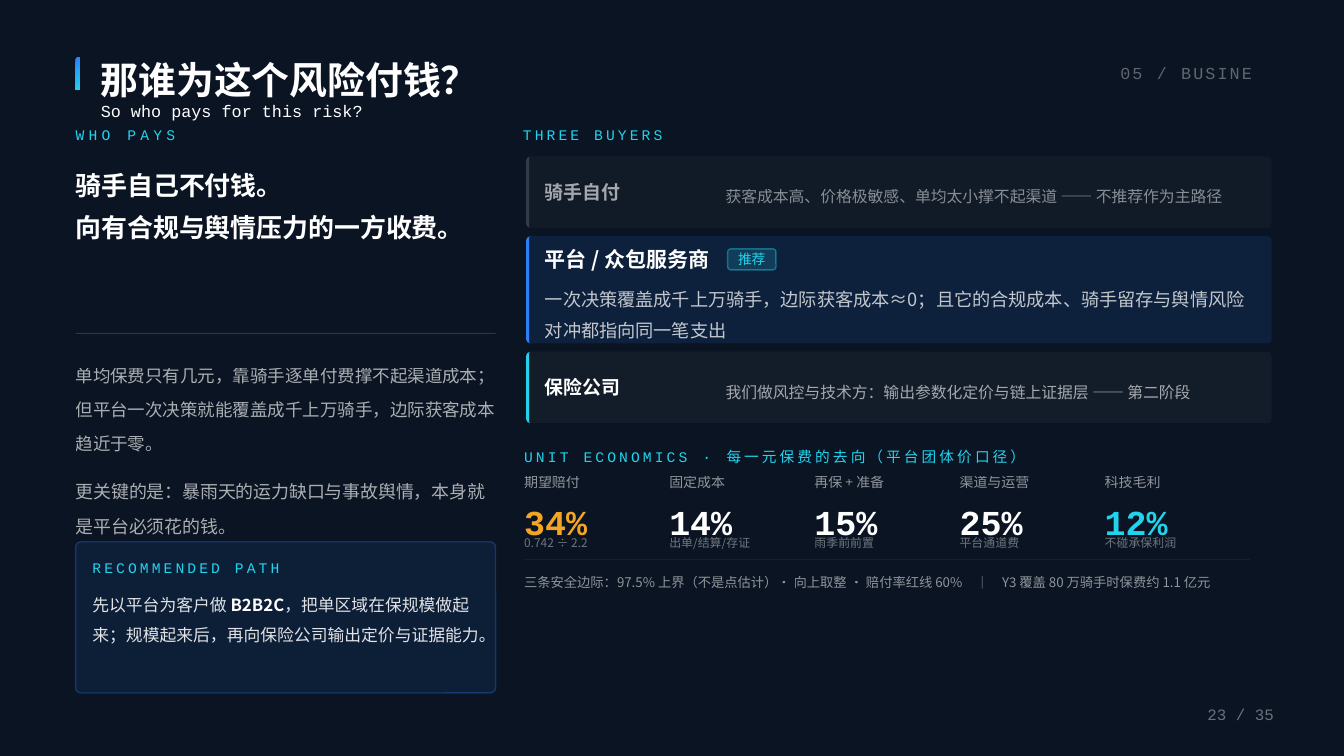
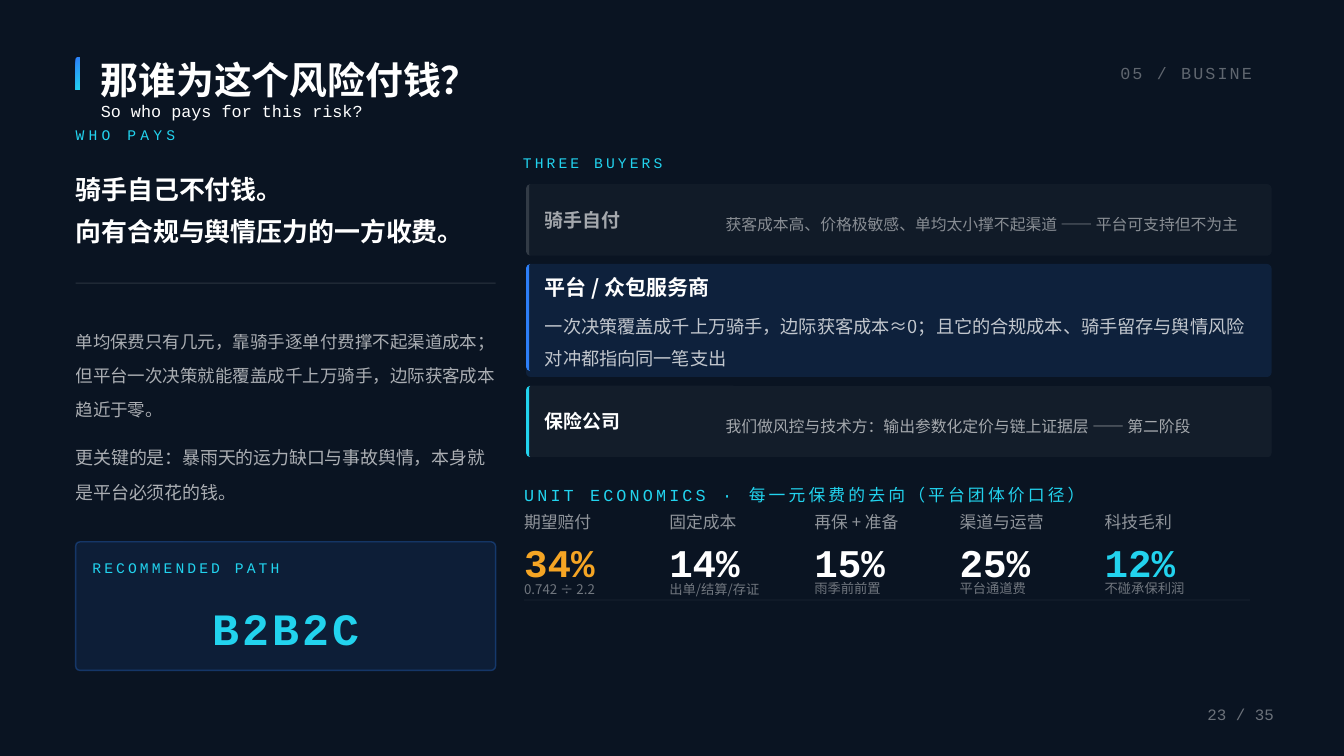
Before and after one commit to BruceLeezh/rainproof-pro, a slide deck: slide 17 of 01-参赛材料/交付物/PPT/雨证-路演PPT-答辩版-2026-11-14.pptx (slide 23 before the commit). Drawn at 1344x756 pixels with LibreOffice and Linux fonts; fonts in the diff are those of the drawing. Boxes give left, top, right and bottom in pixels: in the first picture for what was removed or moved away, otherwise in the second. Text is boxed around its words. In the diff, an @@ line names an element or a change of style, - is before the commit and + after.

```diff
--- a/01-参赛材料/交付物/PPT/雨证-路演PPT-答辩版-2026-11-14.pptx
+++ b/01-参赛材料/交付物/PPT/雨证-路演PPT-答辩版-2026-11-14.pptx
@@ text "骑手自己不付钱。": place and size @@
-text "骑手自己不付钱。" at box(76, 173, 464, 240)
+text "骑手自己不付钱。" at box(76, 177, 464, 244)
@@ text "THREE BUYERS": place and size @@
-text "THREE BUYERS" at box(523, 130, 662, 140)
+text "THREE BUYERS" at box(523, 158, 662, 168)
@@ text at box(726, 217, 1238, 231): text changed @@
-获客成本高、价格极敏感、单均太小撑不起渠道 —— 不推荐作为主路径
+获客成本高、价格极敏感、单均太小撑不起渠道 —— 平台可支持但不为主
@@ 2 texts, 2 freeform shapes, 1 rounded rectangle: place and size @@
-2 texts, 2 freeform shapes, 1 rounded rectangle at box(526, 156, 1272, 343)
+2 texts, 2 freeform shapes, 1 rounded rectangle at box(526, 185, 1272, 371)
@@ rounded rectangle: place and size @@
-rounded rectangle at box(526, 236, 1272, 343)
+rounded rectangle at box(526, 264, 1272, 377)
@@ rounded rectangle removed at box(728, 249, 776, 270) @@
@@ text removed at box(738, 252, 765, 265) @@
-推荐
@@ rectangle: place and size @@
-rectangle at box(76, 333, 496, 334)
+rectangle at box(76, 282, 496, 283)
@@ text "平台 / 众包服务商": place and size @@
-text "平台 / 众包服务商" at box(545, 249, 710, 269)
+text "平台 / 众包服务商" at box(545, 277, 710, 297)
@@ text "单均保费只有几元，靠骑手逐单付费撑不起渠道成本；但平台一次决策就能覆盖成千上万骑手，边际获客成本趋近于零。": place and size @@
-text "单均保费只有几元，靠骑手逐单付费撑不起渠道成本；但平台一次决策就能覆盖成千上万骑手，边际获客成本趋近于零。" at box(76, 368, 495, 452)
+text "单均保费只有几元，靠骑手逐单付费撑不起渠道成本；但平台一次决策就能覆盖成千上万骑手，边际获客成本趋近于零。" at box(76, 334, 495, 418)
@@ 13 texts, 1 rounded rectangle, 1 freeform shape: place and size @@
-13 texts, 1 rounded rectangle, 1 freeform shape at box(524, 352, 1272, 545)
+13 texts, 1 rounded rectangle, 1 freeform shape at box(524, 386, 1272, 588)
@@ text "更关键的是：暴雨天的运力缺口与事故舆情，本身就是平台必须花的钱。": place and size @@
-text "更关键的是：暴雨天的运力缺口与事故舆情，本身就是平台必须花的钱。" at box(76, 483, 486, 535)
+text "更关键的是：暴雨天的运力缺口与事故舆情，本身就是平台必须花的钱。" at box(76, 449, 486, 501)
@@ text "UNIT ECONOMICS · 每一元保费的去向（平台团体价口径）" at box(524, 487, 1085, 503): size 10.5 to 12 pt @@
@@ size 10 to 12 pt in 5 elements at box(524, 514, 591, 530), box(669, 514, 736, 530), box(814, 514, 899, 530), box(960, 514, 1044, 530), box(1105, 514, 1172, 530) @@
@@ size 25 to 28 pt in 5 elements at box(524, 550, 594, 588), box(669, 551, 739, 588), box(814, 551, 884, 588), box(960, 550, 1030, 588), box(1105, 550, 1175, 588) @@
@@ rounded rectangle: place and size @@
-rounded rectangle at box(76, 542, 496, 694)
+rounded rectangle at box(76, 542, 496, 671)
@@ 5 texts: place and size @@
-5 texts at box(524, 535, 1177, 549)
+5 texts at box(524, 582, 1185, 596)
@@ size 8.5 to 9.5 pt in 5 elements at box(669, 583, 759, 596), box(814, 582, 880, 594), box(960, 582, 1026, 594), box(1105, 582, 1185, 594), box(524, 584, 594, 594) @@
@@ text removed at box(524, 576, 1211, 588) @@
-三条安全边际：97.5% 上界（不是点估计）· 向上取整 · 赔付率红线 60% ｜ Y3 覆盖 80 万骑手时保费约 1.1 亿元
@@ text at box(212, 615, 359, 646): text changed; size 12 to 32 pt; font Noto Sans CJK SC to Courier New; text colour #FFFFFF at 88% opacity to #22D3EE; bold on @@
-先以平台为客户做 B2B2C，把单区域在保规模做起来；规模起来后，再向保险公司输出定价与证据能力。
+B2B2C
@@ rectangle: place and size @@
-rectangle at box(524, 560, 1250, 561)
+rectangle at box(524, 600, 1250, 601)
```
Also in this commit, not shown: 14 other slides changed, 15 slides removed, 2 other files.
